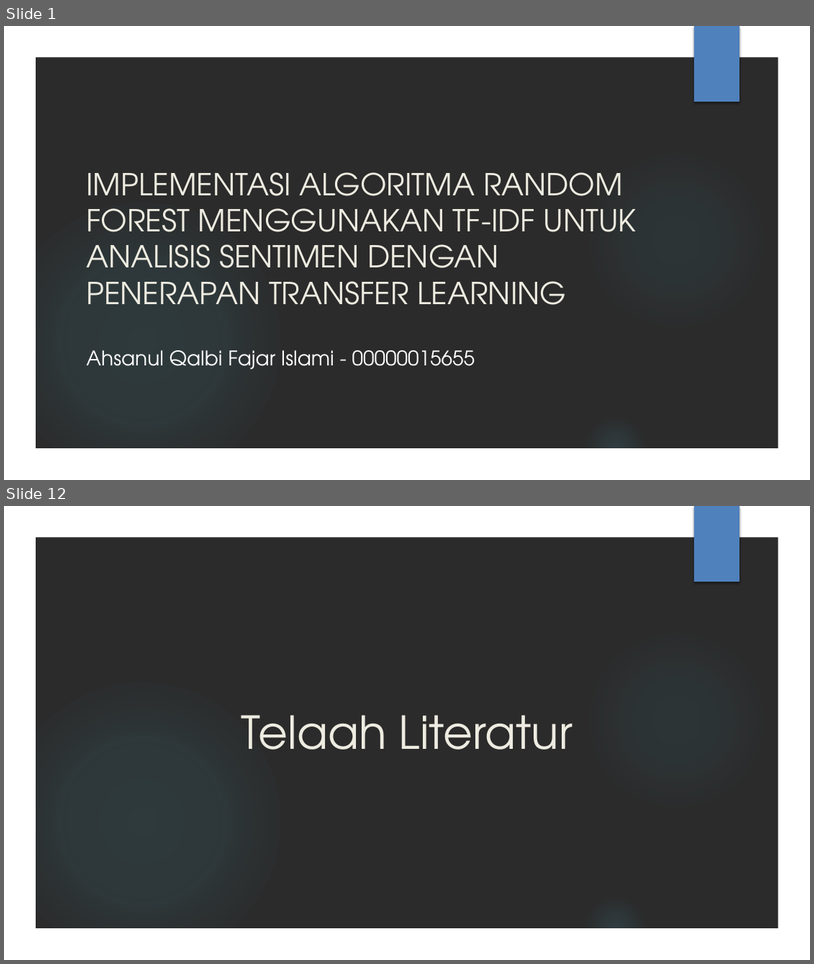
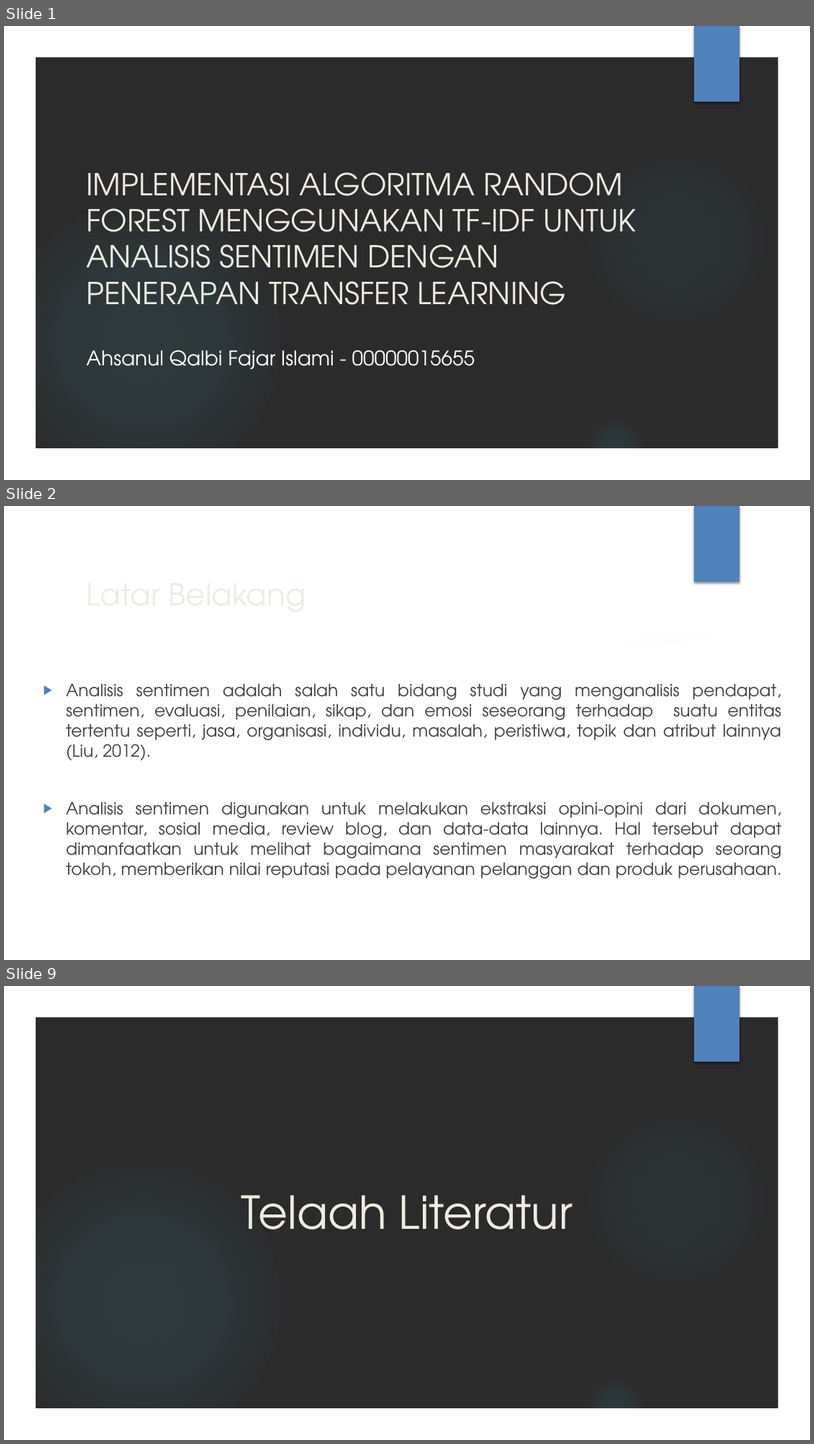
Before and after one commit to AhsanulQalbi/skripsiAnaconda, a slide deck: Laporan ppt/PPT SIDANG.pptx. Shown one above the other, each under a label of ours: slides 1 and 12 before the commit, slides 1, 2 and 9 after it; the slides between them are not shown. The pictures are 814x964 and 814x1444 pixels, drawn with LibreOffice and Linux fonts; fonts in the diff are those of the drawing; background and template pictures are left out; a plain dark background stands for a picture behind light text. Boxes give left, top, right and bottom in pixels: in the first picture for what was removed or moved away, otherwise in the second. Text is boxed around its words. In the diff, an @@ line names an element or a change of style, - is before the commit and + after.

```diff
--- a/Laporan ppt/PPT SIDANG.pptx
+++ b/Laporan ppt/PPT SIDANG.pptx
@@ slide 2 added at <box>4,506,810,960</box>, background picture (left out); not listed: 5 template elements that a slide beside it also shows @@
@@ title added at <box>80,570,664,617</box>, 36 pt, text #EEECE1 @@
+Latar Belakang
@@ freeform shape added at <box>565,607,785,672</box>, fill #FFFFFF at 20% opacity @@
@@ freeform shape added at <box>34,629,780,929</box>, fill #FFFFFF @@
@@ text added at <box>66,683,782,878</box>, 20 pt, text #404040 @@
+▶ Analisis sentimen adalah salah satu bidang studi yang menganalisis pendapat, sentimen, evaluasi, penilaian, sikap, dan emosi seseorang terhadap suatu entitas tertentu seperti, jasa, organisasi, individu, masalah, peristiwa, topik dan atribut lainnya (Liu, 2012).
+▶ Analisis sentimen digunakan untuk melakukan ekstraksi opini-opini dari dokumen, komentar, sosial media, review blog, dan data-data lainnya. Hal tersebut dapat dimanfaatkan untuk melihat bagaimana sentimen masyarakat terhadap seorang tokoh, memberikan nilai reputasi pada pelayanan pelanggan dan produk perusahaan.
@@ what was slide 12 is now slide 9 @@
```
Also in this commit, not shown: 9 slides changed, 18 other slides added, 22 slides removed, 1 other file.
